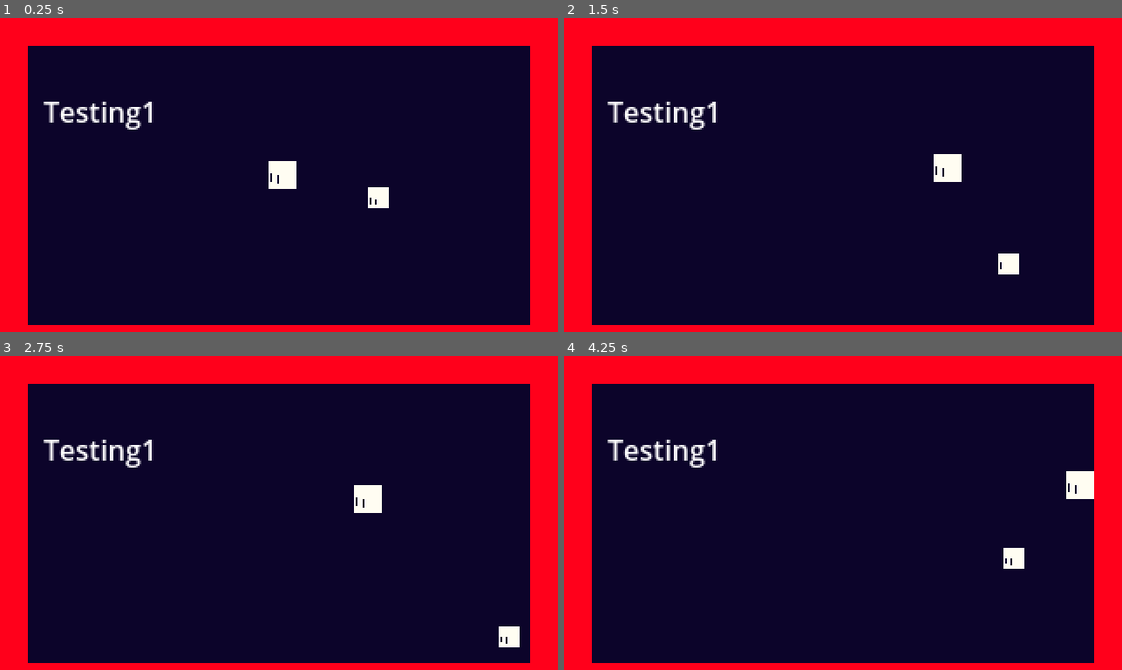
Above: before the commit, frames 1-4 (two rows, left to right).
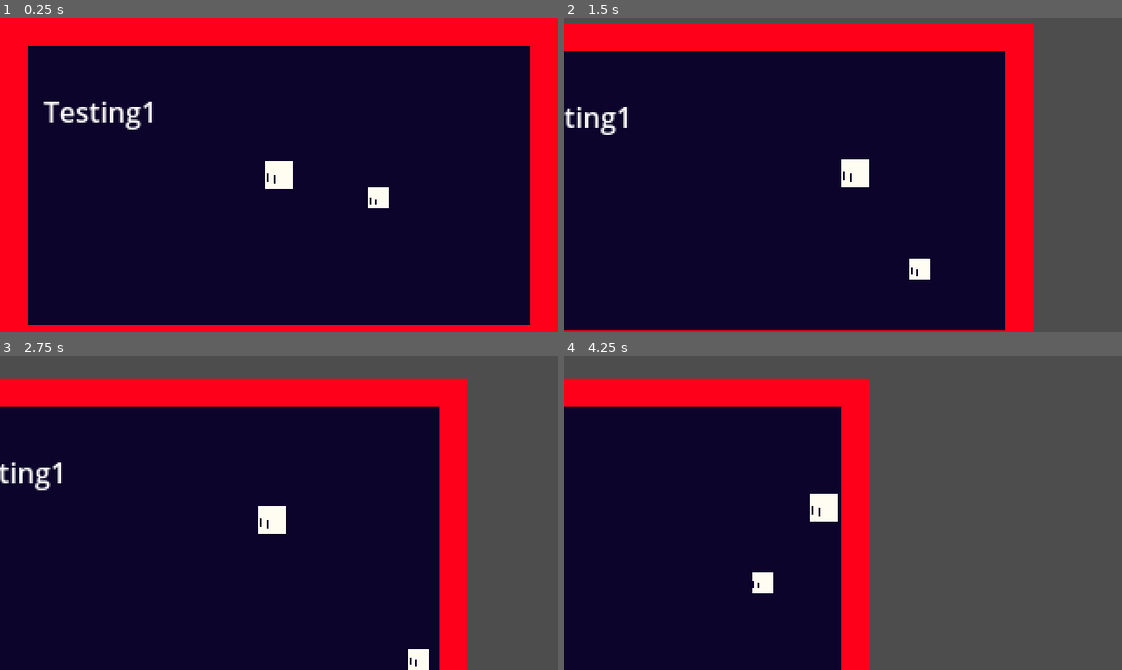
Above: after the commit, the same moments.

Repository: Propdev80/game-off
Game: Godot game, scene res://Scenes/root.tscn
Same seed, same stepped clock (60 frames per second), same inputs: the game is played once before the commit and once after it.
Inputs (mouse positions are in pixels of both pictures, inside the frame that each line leads up to):
- Up to frame 1 (0.25 s): no input
- Up to frame 2 (1.5 s): move the mouse to (965, 159) at 0.52 s; hold D (kRight) from 0.53 s (still down); tap W (kUp) at 0.77 s; move the mouse to (731, 190) at 1.27 s
- Up to frame 3 (2.75 s): tap W (kUp) at 1.52 s; move the mouse to (334, 443) at 2.02 s; release D (kRight) at 2.03 s; hold A (kLeft) from 2.03 s (still down)
- Up to frame 4 (4.25 s): move the mouse to (815, 575) at 2.77 s; release A (kLeft) at 2.78 s; hold D (kRight) from 2.78 s (still down); tap W (kUp) at 3.02, 3.77 s; move the mouse to (1010, 560) at 3.52 s

The runs differ from the first frame. In frame 1, 0.1% of the frame differs, in the area x 47-54%, y 45-55%; in frame 2, 31%; in frame 3, 40%; in frame 4, 63%, in the area x 0-100%, y 0-100%.

Commit message:
Made Camera

Diff:
--- /dev/null
+++ b/Scenes/camera.tscn
@@ -0,0 +1,3 @@
+[gd_scene format=3 uid="uid://xfjvqfb1l653"]
+
+[node name="Camera" type="Camera2D"]
--- a/Scenes/root.tscn
+++ b/Scenes/root.tscn
@@ -1,15 +1,18 @@
-[gd_scene load_steps=5 format=3 uid="uid://5ye2ave3v7tf"]
+[gd_scene load_steps=7 format=3 uid="uid://5ye2ave3v7tf"]
 
 [ext_resource type="PackedScene" uid="uid://besth6obttlt0" path="res://Scenes/player.tscn" id="1_i04dx"]
 [ext_resource type="Script" uid="uid://ujee5w4c26mh" path="res://Scripts/root.gd" id="1_vnucn"]
 [ext_resource type="PackedScene" uid="uid://dwyyf50tjc1xn" path="res://Scenes/testing_zone.tscn" id="2_8pvmw"]
 [ext_resource type="PackedScene" uid="uid://dguxm65hcsxgj" path="res://Scenes/sineling.tscn" id="4_c3mwy"]
+[ext_resource type="PackedScene" uid="uid://xfjvqfb1l653" path="res://Scenes/camera.tscn" id="5_ckhy6"]
+[ext_resource type="Script" uid="uid://s7dxptt50y6a" path="res://Scripts/camera.gd" id="6_dun2r"]
 
 [node name="Root" type="Node2D" node_paths=PackedStringArray("currentRoom")]
 script = ExtResource("1_vnucn")
 currentRoom = NodePath("TestingZone")
 
 [node name="TestingZone" parent="." instance=ExtResource("2_8pvmw")]
+CameraMode = "Player"
 
 [node name="Sineling" parent="." instance=ExtResource("4_c3mwy")]
 position = Vector2(210, 96)
@@ -17,3 +20,10 @@
 [node name="Player" parent="." node_paths=PackedStringArray("r") instance=ExtResource("1_i04dx")]
 position = Vector2(162, 90)
 r = NodePath("..")
+
+[node name="Camera" parent="." node_paths=PackedStringArray("r", "p") instance=ExtResource("5_ckhy6")]
+position = Vector2(160, 90)
+editor_draw_limits = true
+script = ExtResource("6_dun2r")
+r = NodePath("..")
+p = NodePath("../Player")
--- a/Scenes/testing_2.tscn
+++ b/Scenes/testing_2.tscn
@@ -8,6 +8,7 @@
 [node name="testing2" type="Node2D"]
 script = ExtResource("1_xyh6x")
 startPosition = Vector2(150, 150)
+CameraMode = "Static"
 metadata/_custom_type_script = "uid://rf41hqla0l0"
 
 [node name="Label" type="Label" parent="."]
--- a/Scenes/testing_zone.tscn
+++ b/Scenes/testing_zone.tscn
@@ -19,6 +19,7 @@
 [node name="TestingZone" type="Node2D"]
 script = ExtResource("1_gm1og")
 startPosition = Vector2(160, 90)
+CameraMode = "Player"
 
 [node name="TileMapLayer" type="TileMapLayer" parent="."]
 tile_map_data = PackedByteArray("AAAAAAsAAAABAAAAAAABAAsAAAABAAAAAAACAAsAAAABAAAAAAADAAsAAAABAAAAAAAEAAsAAAABAAAAAAAFAA …(3760 unchanged characters)…
--- /dev/null
+++ b/Scripts/camera.gd
@@ -0,0 +1,22 @@
+class_name Camera extends Camera2D
+
+# Variables
+
+@export var r : Root
+@export var p : Player
+@export var c : Room
+
+# Functions
+
+func _ready() -> void:
+	r.newRoom.connect(newRoom)
+
+func _process(_delta: float) -> void:
+
+	if c.CameraMode == "Player":
+		global_position = lerp(p.global_position, get_global_mouse_position(), 0.1)
+
+func newRoom():
+	c = r.currentRoom
+	if c.CameraMode == "Static":
+		global_position = Vector2(160, 90)
--- a/Scripts/room.gd
+++ b/Scripts/room.gd
@@ -2,4 +2,5 @@
 
 # Variables
 
-@export var startPosition : Vector2 # the Players start position-
+@export var startPosition : Vector2 # the Players start position
+@export var CameraMode : String # the camera mode (stactic, player)
--- a/Scripts/root.gd
+++ b/Scripts/root.gd
@@ -10,6 +10,9 @@
 
 # Functions
 
+func _ready() -> void:
+	newRoom.emit()
+
 func switchRoom(room : String):
 	# Creates an instance of the new room
 	var r : Room = load(room).instantiate()
Not shown, added: Scripts/camera.gd.uid
